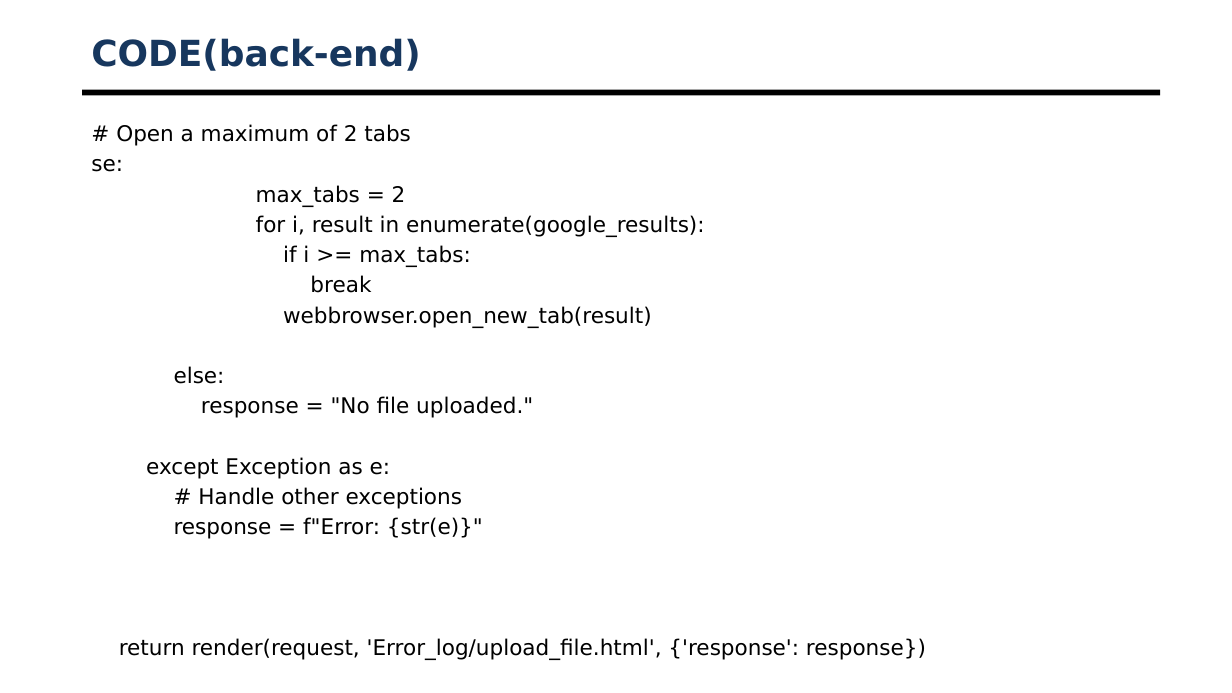
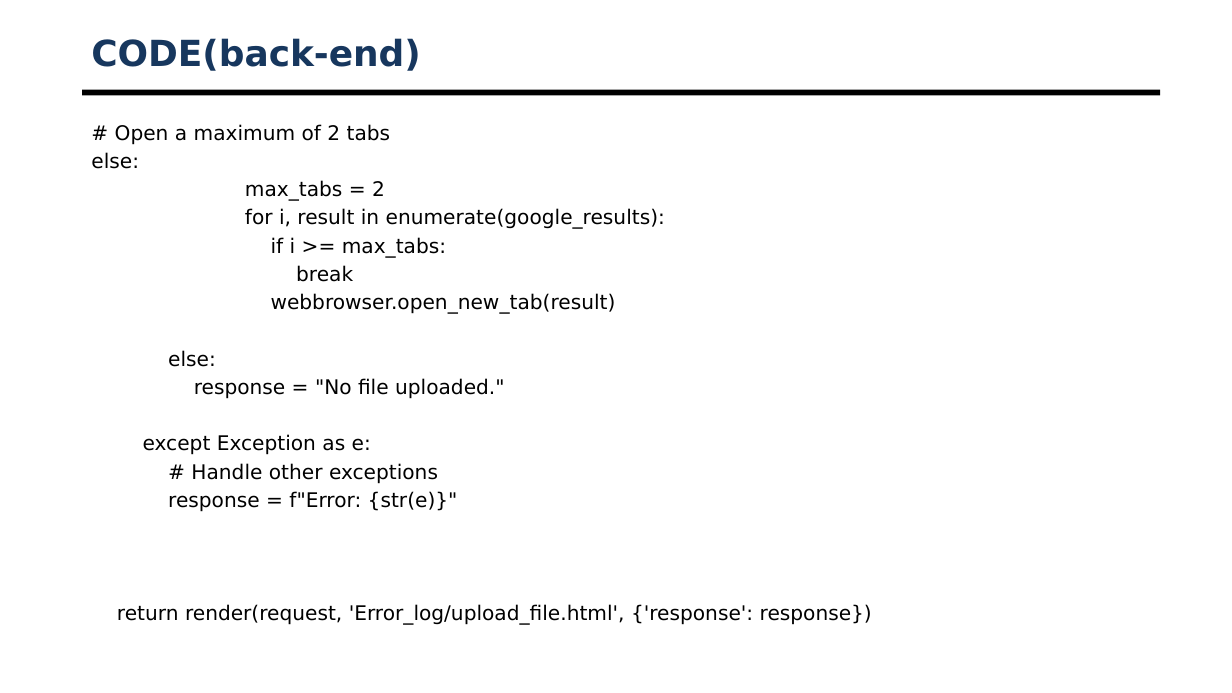
Before and after one commit to KiranspaceLDR/AI-Server-Log-Mangement-Software, a slide deck: slide 21 of Documentation/20201CEI0161_Final_Presentation.pptx (slide 22 before the commit). Drawn at 1232x693 pixels with LibreOffice and Linux fonts; fonts in the diff are those of the drawing; background and template pictures are left out. Boxes give left, top, right and bottom in pixels: in the first picture for what was removed or moved away, otherwise in the second. Text is boxed around its words. In the diff, an @@ line names an element or a change of style, - is before the commit and + after.

```diff
--- a/Documentation/20201CEI0161_Final_Presentation.pptx
+++ b/Documentation/20201CEI0161_Final_Presentation.pptx
@@ text at <box>115,124,872,624</box>: size 16.8 to 15.7 pt @@
@@ text at <box>91,152,139,169</box>: text changed; size 16.8 to 15.7 pt @@
-se:
+else:
```
Also in this commit, not shown: 21 other slides changed, 4 slides removed, 4 other files.
